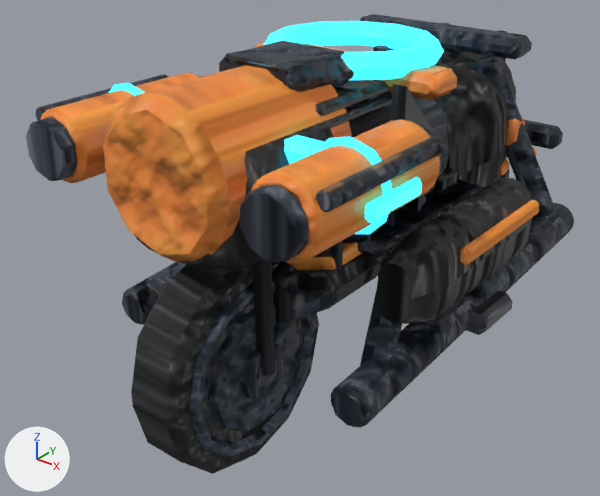
Before and after pictures for a commit that changed the FBX model unity/RogueCommandAssetAuthoring/Assets/RogueCommandExpansionSample/Models/SkirmishStrikeBike_Atlas.fbx.
One viewpoint serves both versions: a 50 mm camera at (1.61, -2.41, 1.89) aimed at (-0.14, -0.22, 0.53). Lighting does not change. The marker at lower left points along +X, +Y and +Z. The picture after the commit comes second. Vertices at exactly the same position are counted once.

Names of what the first picture shows: 'SkirmishStrikeBike_UnifiedMesh'.
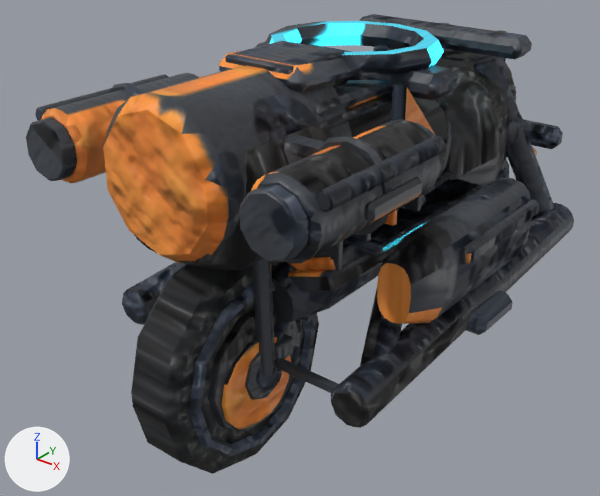
Pixel boxes (x1, y1, x2, y2) of what changed, in the pictures (600 x 496 px; the box of a moved part takes in the faces that stretch with it):
```json
{"part": 1, "of": "me_skirmishstrikebike_unifiedmesh_data_001", "change": "moved or reshaped", "after": [221, 335, 291, 430], "on screen": "not visible before"}
{"part": 2, "of": "me_skirmishstrikebike_unifiedmesh_data_001", "change": "added", "after": [275, 334, 293, 363]}
{"part": 3, "of": "me_skirmishstrikebike_unifiedmesh_data_001", "change": "deleted", "before": [434, 160, 509, 190]}
{"part": 4, "of": "me_skirmishstrikebike_unifiedmesh_data_001", "change": "built on", "before": [270, 262, 276, 371], "after": [270, 262, 339, 393], "on screen": "mostly hidden before"}
{"part": 5, "of": "me_skirmishstrikebike_unifiedmesh_data_001", "change": "surface changed", "before": [26, 15, 574, 456], "after": [26, 15, 574, 456]}
```

The change, as JSON lines over the scene's bpy script:
```json
{"block": "me_skirmishstrikebike_unifiedmesh_data_001", "where": "# used by ob_skirmishstrikebike_unifiedmesh; location = (0.0, 0.0, 0.0)"}
{"op": "remove", "block": "me_skirmishstrikebike_unifiedmesh_data_001", "code": "me_skirmishstrikebike_unifiedmesh_data_001.from_pydata(...)  # 7020 vertices, 7122 faces; spans x -0.6..0.6, y -1.11..1.09, z 0.02..1.33"}
{"op": "add", "block": "me_skirmishstrikebike_unifiedmesh_data_001", "code": "me_skirmishstrikebike_unifiedmesh_data_001.from_pydata(...)  # 6666 vertices, 6724 faces; spans x -0.6..0.6, y -1.11..1.09, z 0.02..1.33"}
{"block": "me_skirmishstrikebike_unifiedmesh_data_001", "change": "me_skirmishstrikebike_unifiedmesh_data_001 part 1: the loose piece of 56 vertices spanning x 0.07..0.09, y -0.94..-0.62, z 0.2..0.52 is moved by (0.06, 0.0, 0.0)"}
{"block": "me_skirmishstrikebike_unifiedmesh_data_001", "change": "me_skirmishstrikebike_unifiedmesh_data_001 part 2: a new loose piece of 29 vertices spanning x 0.13..0.17, y -0.72..-0.64, z 0.41..0.47, in mat_skirmishstrikebike_material_atlas"}
{"block": "me_skirmishstrikebike_unifiedmesh_data_001", "change": "me_skirmishstrikebike_unifiedmesh_data_001 part 3: 13 loose pieces with 360 vertices, spanning x -0.32..0.31, y -0.72..0.72, z 0.41..0.83, are deleted"}
{"block": "me_skirmishstrikebike_unifiedmesh_data_001", "change": "me_skirmishstrikebike_unifiedmesh_data_001 part 4"}
{"block": "me_skirmishstrikebike_unifiedmesh_data_001", "change": "72 vertices are removed from x -0.3..-0.17, y 0.11..0.53, z 0.7..0.79"}
{"block": "me_skirmishstrikebike_unifiedmesh_data_001", "change": "82 faces are deleted"}
{"block": "me_skirmishstrikebike_unifiedmesh_data_001", "change": "20 vertices are added at x -0.38..0.41, y -0.73..0.67, z 0.4..0.56"}
{"block": "me_skirmishstrikebike_unifiedmesh_data_001", "change": "22 new faces join them"}
{"block": "me_skirmishstrikebike_unifiedmesh_data_001", "change": "me_skirmishstrikebike_unifiedmesh_data_001 part 5: 6138 kept faces spanning x -0.6..0.6, y -1.06..1.09, z 0.02..1.33 get new texture (UV) coordinates"}
{"block": "me_skirmishstrikebike_unifiedmesh_data_001", "change": "other edits to the shape of me_skirmishstrikebike_unifiedmesh_data_001 do not show in these pictures"}
```
